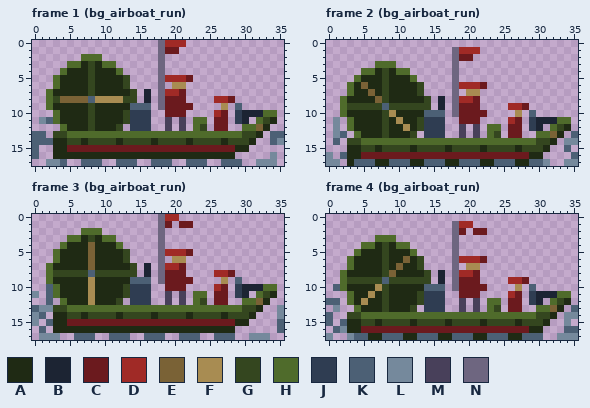
Two states of a pixel-art file, game/art-src/backgrounds/actors/bg_airboat.aseprite. The picture above is the old version.
36x18 pixels, 4 frames. Shown: frame 1 (bg_airboat_run), frame 2 (bg_airboat_run), frame 3 (bg_airboat_run), frame 4 (bg_airboat_run).
Palette (. is transparent): A #1f2a14  B #1c2433  C #6b1a1e  D #a02a26  E #7a6236  F #a88c52  G #34461f  H #4f6b2b  J #2f3d52  K #4c6075  L #75899c  M #48405a  N #6e6680
After the commit:
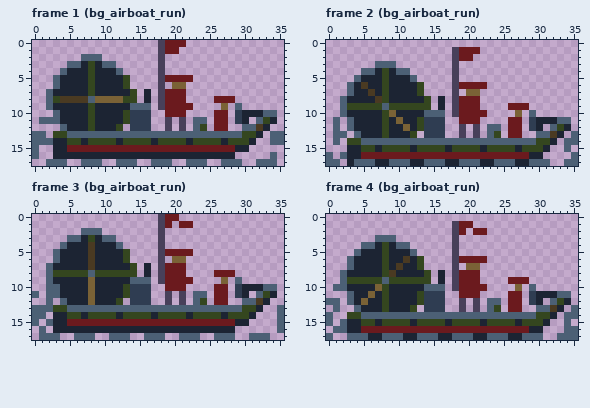
Diff:
@@ palette @@
-E #7a6236
+E #4a3a22
-F #a88c52
+F #7a6236
--- frame 1 (bg_airboat_run)
@@ x 0..35 @@
- 0 ..................NDDD..............
- 1 ..................NCC...............
- 2 .......HHH........N.................
- 3 .....HHAGAHH......N.................
- 4 ....HAAAGAAAH.....N.................
- 5 ...HAAAAGAAAAG....NDDDC.............
- 6 ...HAAAAGAAAAG....N.FF..............
- 7 ..HAAAAAGAAAAAG.B.NDDC..............
- 8 ..HGEEEEKFFFFGG.B.NCCC....DDC.......
- 9 ..HAAAAAGAAAAAKKK.NCCCC....F.K......
-10 ...HAAAAGAAAAGJJJ..CCC....DC.JBBBHH.
-11 .LKHAAAAGAAAAGJJJ..M.M.HH.CC.JB.HGA.
-12 ....HAAAGAAAG.JJJ..M.M.HG.CC..HHEA..
-13 KK.GGHHHHHHHHHHHHHHHHHHHHHHHHHGGA.KK
-14 KKKAAGGAGGGGAGGGGAGGGGAGGGGAGGGA..KL
-15 K..AACCCCCCCCCCCCCCCCCCCCCCCCAA.....
-16 K..AAAAAAAAAAAAAAAAAAAAAAAAAA.....L.
-17 ..LLK..KKK..KKK..KKK..KKK..KKK..LLL.
+ 0 ..................MCCC..............
+ 1 ..................MCC...............
+ 2 .......KKK........M.................
+ 3 .....KKBGBKK......M.................
+ 4 ....KBBBGBBBK.....M.................
+ 5 ...KBBBBGBBBBG....MCCCC.............
+ 6 ...KBBBBGBBBBG....M.FF..............
+ 7 ..KBBBBBGBBBBBG.B.MCCC..............
+ 8 ..KGEEEEKFFFFGG.B.MCCC....CCC.......
+ 9 ..KBBBBBGBBBBBKKK.MCCCC....F.K......
+10 ...KBBBBGBBBBGJJJ..CCC....CC.JBBBKK.
+11 .KKKBBBBGBBBBGJJJ..M.M.KK.CC.JB.KGB.
+12 ....KBBBGBBBG.JJJ..M.M.KG.CC..KKEB..
+13 KK.GGKKKKKKKKKKKKKKKKKKKKKKKKKGGB.KK
+14 KKKBBGGBGGGGBGGGGBGGGGBGGGGBGGGB..KK
+15 K..BBCCCCCCCCCCCCCCCCCCCCCCCCBB.....
+16 K..BBBBBBBBBBBBBBBBBBBBBBBBBB.....K.
+17 ..KKK..KKK..KKK..KKK..KKK..KKK..KKK.
--- frame 2 (bg_airboat_run)
@@ x 0..35 @@
  0 ....................................
- 1 ..................NDDD..............
- 2 ..................NCC...............
- 3 .......HHH........N.................
- 4 .....HHAGAHH......N.................
- 5 ....HAAAGAAAH.....N.................
- 6 ...HAEAAGAAAAG....NDDDC.............
- 7 ...HAAEAGAAAAG....N.FF..............
- 8 ..HAAAAEGAAAAAG.B.NDDC..............
- 9 ..HGGGGGKGGGGGG.B.NCCC....DDC.......
-10 ..HAAAAAGFAAAAKKK.NCCCC....F.K......
-11 .L.HAAAAGAFAAGJJJ..CCC....DC.JBBBHH.
-12 .L.HAAAAGAAFAGJJJ..M.M.HH.CC.JB.HGA.
-13 .LK.HAAAGAAAG.JJJ..M.M.HG.CC..HHEA.K
-14 .K.GGHHHHHHHHHHHHHHHHHHHHHHHHHGGA.LL
-15 ...AAGGAGGGGAGGGGAGGGGAGGGGAGGGA..K.
-16 L.KAACCCCCCCCCCCCCCCCCCCCCCCCAA....K
-17 LL.AKKKAAKKKAAKKKAAKKKAAKKKAAKKL..LL
+ 1 ..................MCCC..............
+ 2 ..................MCC...............
+ 3 .......KKK........M.................
+ 4 .....KKBGBKK......M.................
+ 5 ....KBBBGBBBK.....M.................
+ 6 ...KBEBBGBBBBG....MCCCC.............
+ 7 ...KBBEBGBBBBG....M.FF..............
+ 8 ..KBBBBEGBBBBBG.B.MCCC..............
+ 9 ..KGGGGGKGGGGGG.B.MCCC....CCC.......
+10 ..KBBBBBGFBBBBKKK.MCCCC....F.K......
+11 .K.KBBBBGBFBBGJJJ..CCC....CC.JBBBKK.
+12 .K.KBBBBGBBFBGJJJ..M.M.KK.CC.JB.KGB.
+13 .KK.KBBBGBBBG.JJJ..M.M.KG.CC..KKEB.K
+14 .K.GGKKKKKKKKKKKKKKKKKKKKKKKKKGGB.KK
+15 ...BBGGBGGGGBGGGGBGGGGBGGGGBGGGB..K.
+16 K.KBBCCCCCCCCCCCCCCCCCCCCCCCCBB....K
+17 KK.BKKKBBKKKBBKKKBBKKKBBKKKBBKKK..KK
--- frame 3 (bg_airboat_run)
@@ x 0..35 @@
- 0 ..................NDD...............
- 1 ..................NC.CC.............
- 2 .......HHH........N.................
- 3 .....HHAGAHH......N.................
- 4 ....HAAAEAAAH.....N.................
- 5 ...HAAAAEAAAAG....NDDDC.............
- 6 ...HAAAAEAAAAG....N.FF..............
- 7 ..HAAAAAEAAAAAG.B.NDDC..............
- 8 ..HGGGGGKGGGGGG.B.NCCC....DDC.......
- 9 ..HAAAAAFAAAAAKKK.NCCCC....F.K......
-10 ..KHAAAAFAAAAGJJJ..CCC....DC.JBBBHH.
-11 L.KHAAAAFAAAAGJJJ..M.M.HH.CC.JB.HGA.
-12 ..K.HAAAFAAAG.JJJ..M.M.HG.CC..HHEA..
-13 KLLGGHHHHHHHHHHHHHHHHHHHHHHHHHGGA..L
-14 LK.AAGGAGGGGAGGGGAGGGGAGGGGAGGGA...L
-15 L.KAACCCCCCCCCCCCCCCCCCCCCCCCAA....K
-16 .K.AAAAAAAAAAAAAAAAAAAAAAAAAA......K
-17 .LLL..KKK..KKK..KKK..KKK..KKK..LLL..
+ 0 ..................MCC...............
+ 1 ..................MC.CC.............
+ 2 .......KKK........M.................
+ 3 .....KKBGBKK......M.................
+ 4 ....KBBBEBBBK.....M.................
+ 5 ...KBBBBEBBBBG....MCCCC.............
+ 6 ...KBBBBEBBBBG....M.FF..............
+ 7 ..KBBBBBEBBBBBG.B.MCCC..............
+ 8 ..KGGGGGKGGGGGG.B.MCCC....CCC.......
+ 9 ..KBBBBBFBBBBBKKK.MCCCC....F.K......
+10 ..KKBBBBFBBBBGJJJ..CCC....CC.JBBBKK.
+11 K.KKBBBBFBBBBGJJJ..M.M.KK.CC.JB.KGB.
+12 ..K.KBBBFBBBG.JJJ..M.M.KG.CC..KKEB..
+13 KKKGGKKKKKKKKKKKKKKKKKKKKKKKKKGGB..K
+14 KK.BBGGBGGGGBGGGGBGGGGBGGGGBGGGB...K
+15 K.KBBCCCCCCCCCCCCCCCCCCCCCCCCBB....K
+16 .K.BBBBBBBBBBBBBBBBBBBBBBBBBB......K
+17 .KKK..KKK..KKK..KKK..KKK..KKK..KKK..
--- frame 4 (bg_airboat_run)
@@ x 0..35 @@
  0 ....................................
- 1 ..................NDD...............
- 2 ..................NC.CC.............
- 3 .......HHH........N.................
- 4 .....HHAGAHH......N.................
- 5 ....HAAAGAAAH.....N.................
- 6 ...HAAAAGAAEAG....NDDDC.............
- 7 ...HAAAAGAEAAG....N.FF..............
- 8 ..HAAAAAGEAAAAG.B.NDDC..............
- 9 ..HGGGGGKGGGGGG.B.NCCC....DDC.......
-10 .KHAAAAFGAAAAAKKK.NCCCC....F.K......
-11 ...HAAFAGAAAAGJJJ..CCC....DC.JBBBHH.
-12 KK.HAFAAGAAAAGJJJ..M.M.HH.CC.JB.HGA.
-13 .L..HAAAGAAAG.JJJ..M.M.HG.CC..HHEA.K
-14 K..GGHHHHHHHHHHHHHHHHHHHHHHHHHGGA.LL
-15 K.KAAGGAGGGGAGGGGAGGGGAGGGGAGGGA..L.
-16 .KLAACCCCCCCCCCCCCCCCCCCCCCCCAA...KK
-17 L..LKKAAKKKAAKKKAAKKKAAKKKAAKKK..LLL
+ 1 ..................MCC...............
+ 2 ..................MC.CC.............
+ 3 .......KKK........M.................
+ 4 .....KKBGBKK......M.................
+ 5 ....KBBBGBBBK.....M.................
+ 6 ...KBBBBGBBEBG....MCCCC.............
+ 7 ...KBBBBGBEBBG....M.FF..............
+ 8 ..KBBBBBGEBBBBG.B.MCCC..............
+ 9 ..KGGGGGKGGGGGG.B.MCCC....CCC.......
+10 .KKBBBBFGBBBBBKKK.MCCCC....F.K......
+11 ...KBBFBGBBBBGJJJ..CCC....CC.JBBBKK.
+12 KK.KBFBBGBBBBGJJJ..M.M.KK.CC.JB.KGB.
+13 .K..KBBBGBBBG.JJJ..M.M.KG.CC..KKEB.K
+14 K..GGKKKKKKKKKKKKKKKKKKKKKKKKKGGB.KK
+15 K.KBBGGBGGGGBGGGGBGGGGBGGGGBGGGB..K.
+16 .KKBBCCCCCCCCCCCCCCCCCCCCCCCCBB...KK
+17 K..KKKBBKKKBBKKKBBKKKBBKKKBBKKK..KKK
